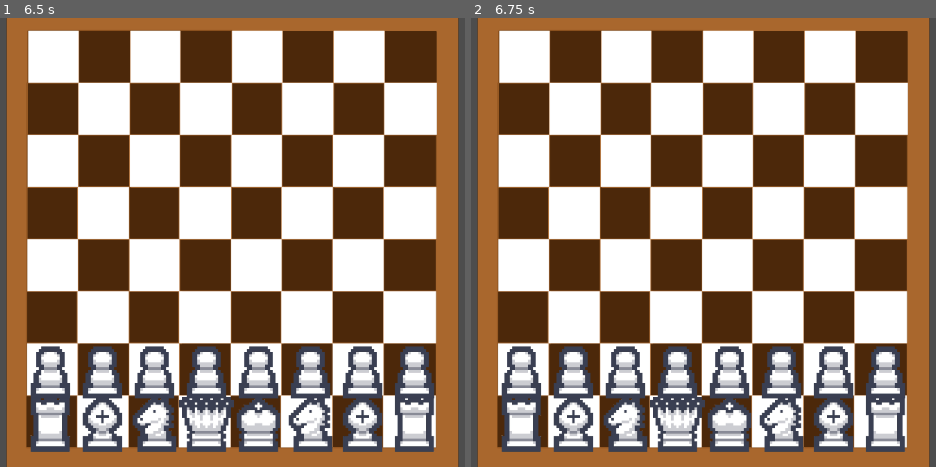
Above: before the commit, frames 1-2 (left to right).
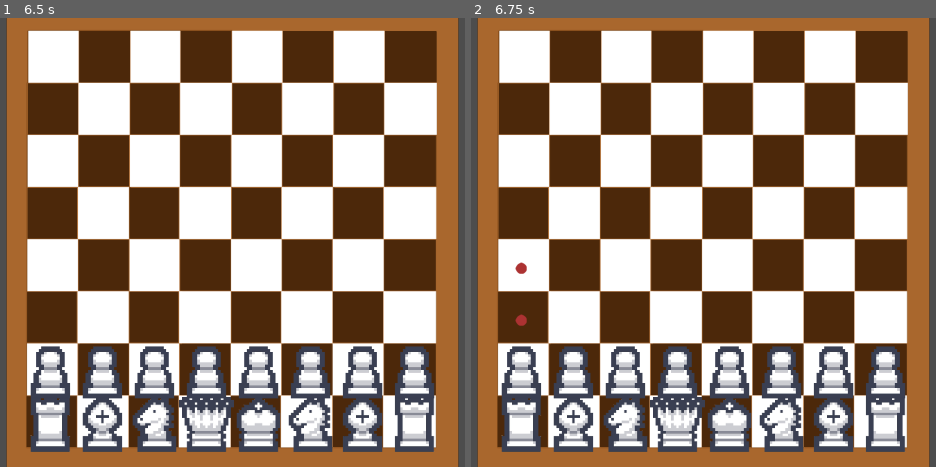
Above: after the commit, the same moments.

Repository: Jacob-Hawksley/Rogue-Pieces
Game: Godot game, scene res://main.tscn
Same seed, same stepped clock (60 frames per second), same inputs: the game is played once before the commit and once after it.
Inputs (mouse positions are in pixels of both pictures, inside the frame that each line leads up to):
- Up to frame 1 (6.5 s): tap Enter at 0.5, 2, 3.5 s; move the mouse to (51, 422) at 0.52 s; press the mouse at (51, 422) at 0.53 s; hold Right 0.53-1.28 s; tap Space at 1.25, 2.75, 4.25 s; move the mouse to (102, 422) at 1.27 s; release the mouse at (102, 422) at 1.28 s; hold Down 1.28-2.03 s; click (102, 422) at 1.35 s; move the mouse to (153, 422) at 2.02 s; press the mouse at (153, 422) at 2.03 s; hold Right 2.03-2.78 s; tap Alt at 2.1, 5.1 s; move the mouse to (204, 422) at 2.77 s; release the mouse at (204, 422) at 2.78 s; hold Up 2.78-3.53 s; tap Shift at 2.85, 5.85 s; click (204, 422) at 3.05 s; move the mouse to (255, 422) at 3.52 s; press the mouse at (255, 422) at 3.53 s; hold Left 3.53-5.03 s; move the mouse to (306, 422) at 4.27 s; release the mouse at (306, 422) at 4.28 s; click (306, 422) at 4.35 s; move the mouse to (358, 422) at 5.02 s; press the mouse at (358, 422) at 5.03 s; hold Down 5.03-5.78 s; move the mouse to (409, 422) at 5.77 s; release the mouse at (409, 422) at 5.78 s; hold Right from 5.78 s (still down); click (409, 422) at 6.05 s
- Up to frame 2 (6.75 s): move the mouse to (522, 368) at 6.52 s; release Right at 6.53 s; press the mouse at (522, 368) at 6.53 s; hold Up from 6.53 s (still down)

Frame 1 is identical in both runs. In frame 2, 0.1% of the frame differs, in the area x 9-13%, y 54-69%.

Commit message:
added movement of pawns

Diff:
--- a/board.gd
+++ b/board.gd
@@ -1,6 +1,7 @@
 extends AnimatedSprite2D
-
-
+@export var dot:PackedScene = preload("res://red_dot.tscn")
+var dots = true
+var dot_counter = 0
 # Called when the node enters the scene tree for the first time.
 func _ready() -> void:
 	reset()
@@ -8,6 +9,17 @@
 func reset():
 	Main.board = Main.defaultboard
 
+func _process(delta: float) -> void:
+
+	if dot_counter < len(Main.spaces):
+		for i in Main.spaces:
+			var d = dot.instantiate()
+			add_child(d)
+			d.tile = i
+			dot_counter += 1
+	if Main.selected:
+		dot_counter = 0
+
 
 func _on_a_1_input_event(viewport: Node, event: InputEvent, shape_idx: int) -> void:
 	if event.is_action_pressed("left click"):
@@ -206,191 +218,191 @@
 func _on_a_5_input_event(viewport: Node, event: InputEvent, shape_idx: int) -> void:
 	if event.is_action_pressed("left click"):
 		for i in Main.spaces:
-			if i == 'a1':
-				Main.selected = 'a1'
+			if i == 'a5':
+				Main.selected = 'a5'
 
 func _on_b_5_input_event(viewport: Node, event: InputEvent, shape_idx: int) -> void:
 	if event.is_action_pressed("left click"):
 		for i in Main.spaces:
-			if i == 'a1':
-				Main.selected = 'a1'
+			if i == 'b5':
+				Main.selected = 'b5'
 
 func _on_c_5_input_event(viewport: Node, event: InputEvent, shape_idx: int) -> void:
 	if event.is_action_pressed("left click"):
 		for i in Main.spaces:
-			if i == 'a1':
-				Main.selected = 'a1'
+			if i == 'c5':
+				Main.selected = 'c5'
 
 func _on_d_5_input_event(viewport: Node, event: InputEvent, shape_idx: int) -> void:
 	if event.is_action_pressed("left click"):
 		for i in Main.spaces:
-			if i == 'a1':
-				Main.selected = 'a1'
+			if i == 'd5':
+				Main.selected = 'd5'
 
 func _on_e_5_input_event(viewport: Node, event: InputEvent, shape_idx: int) -> void:
 	if event.is_action_pressed("left click"):
 		for i in Main.spaces:
-			if i == 'a1':
-				Main.selected = 'a1'
+			if i == 'e5':
+				Main.selected = 'e5'
 
 func _on_f_5_input_event(viewport: Node, event: InputEvent, shape_idx: int) -> void:
 	if event.is_action_pressed("left click"):
 		for i in Main.spaces:
-			if i == 'a1':
-				Main.selected = 'a1'
+			if i == 'f5':
+				Main.selected = 'f5'
 
 func _on_g_5_input_event(viewport: Node, event: InputEvent, shape_idx: int) -> void:
 	if event.is_action_pressed("left click"):
 		for i in Main.spaces:
-			if i == 'a1':
-				Main.selected = 'a1'
+			if i == 'g5':
+				Main.selected = 'g5'
 
 func _on_h_5_input_event(viewport: Node, event: InputEvent, shape_idx: int) -> void:
 	if event.is_action_pressed("left click"):
 		for i in Main.spaces:
-			if i == 'a1':
-				Main.selected = 'a1'
+			if i == 'h5':
+				Main.selected = 'h5'
 
 func _on_a_6_input_event(viewport: Node, event: InputEvent, shape_idx: int) -> void:
 	if event.is_action_pressed("left click"):
 		for i in Main.spaces:
-			if i == 'a1':
-				Main.selected = 'a1'
+			if i == 'a6':
+				Main.selected = 'a6'
 
 func _on_b_6_input_event(viewport: Node, event: InputEvent, shape_idx: int) -> void:
 	if event.is_action_pressed("left click"):
 		for i in Main.spaces:
-			if i == 'a1':
-				Main.selected = 'a1'
+			if i == 'b6':
+				Main.selected = 'b6'
 
 func _on_c_6_input_event(viewport: Node, event: InputEvent, shape_idx: int) -> void:
 	if event.is_action_pressed("left click"):
 		for i in Main.spaces:
-			if i == 'a1':
-				Main.selected = 'a1'
+			if i == 'c6':
+				Main.selected = 'c6'
 
 func _on_d_6_input_event(viewport: Node, event: InputEvent, shape_idx: int) -> void:
 	if event.is_action_pressed("left click"):
 		for i in Main.spaces:
-			if i == 'a1':
-				Main.selected = 'a1'
+			if i == 'd6':
+				Main.selected = 'd6'
 
 func _on_e_6_input_event(viewport: Node, event: InputEvent, shape_idx: int) -> void:
 	if event.is_action_pressed("left click"):
 		for i in Main.spaces:
-			if i == 'a1':
-				Main.selected = 'a1'
+			if i == 'e6':
+				Main.selected = 'e6'
 
 func _on_f_6_input_event(viewport: Node, event: InputEvent, shape_idx: int) -> void:
 	if event.is_action_pressed("left click"):
 		for i in Main.spaces:
-			if i == 'a1':
-				Main.selected = 'a1'
+			if i == 'f6':
+				Main.selected = 'f6'
 
 func _on_g_6_input_event(viewport: Node, event: InputEvent, shape_idx: int) -> void:
 	if event.is_action_pressed("left click"):
 		for i in Main.spaces:
-			if i == 'a1':
-				Main.selected = 'a1'
+			if i == 'g6':
+				Main.selected = 'g6'
 
 func _on_h_6_input_event(viewport: Node, event: InputEvent, shape_idx: int) -> void:
 	if event.is_action_pressed("left click"):
 		for i in Main.spaces:
-			if i == 'a1':
-				Main.selected = 'a1'
+			if i == 'h6':
+				Main.selected = 'h6'
 
 func _on_a_7_input_event(viewport: Node, event: InputEvent, shape_idx: int) -> void:
 	if event.is_action_pressed("left click"):
 		for i in Main.spaces:
-			if i == 'a1':
-				Main.selected = 'a1'
+			if i == 'a7':
+				Main.selected = 'a7'
 
 func _on_b_7_input_event(viewport: Node, event: InputEvent, shape_idx: int) -> void:
 	if event.is_action_pressed("left click"):
 		for i in Main.spaces:
-			if i == 'a1':
-				Main.selected = 'a1'
+			if i == 'b7':
+				Main.selected = 'b7'
 
 func _on_c_7_input_event(viewport: Node, event: InputEvent, shape_idx: int) -> void:
 	if event.is_action_pressed("left click"):
 		for i in Main.spaces:
-			if i == 'a1':
-				Main.selected = 'a1'
+			if i == 'c7':
+				Main.selected = 'c7'
 
 func _on_d_7_input_event(viewport: Node, event: InputEvent, shape_idx: int) -> void:
 	if event.is_action_pressed("left click"):
 		for i in Main.spaces:
-			if i == 'a1':
-				Main.selected = 'a1'
+			if i == 'd7':
+				Main.selected = 'd7'
 
 func _on_e_7_input_event(viewport: Node, event: InputEvent, shape_idx: int) -> void:
 	if event.is_action_pressed("left click"):
 		for i in Main.spaces:
-			if i == 'a1':
-				Main.selected = 'a1'
+			if i == 'e7':
+				Main.selected = 'e7'
 
 func _on_f_7_input_event(viewport: Node, event: InputEvent, shape_idx: int) -> void:
 	if event.is_action_pressed("left click"):
 		for i in Main.spaces:
-			if i == 'a1':
-				Main.selected = 'a1'
+			if i == 'f7':
+				Main.selected = 'f7'
 
 func _on_g_7_input_event(viewport: Node, event: InputEvent, shape_idx: int) -> void:
 	if event.is_action_pressed("left click"):
 		for i in Main.spaces:
-			if i == 'a1':
-				Main.selected = 'a1'
+			if i == 'g7':
+				Main.selected = 'g7'
 
 func _on_h_7_input_event(viewport: Node, event: InputEvent, shape_idx: int) -> void:
 	if event.is_action_pressed("left click"):
 		for i in Main.spaces:
-			if i == 'a1':
-				Main.selected = 'a1'
+			if i == 'h7':
+				Main.selected = 'h7'
 
 func _on_a_8_input_event(viewport: Node, event: InputEvent, shape_idx: int) -> void:
 	if event.is_action_pressed("left click"):
 		for i in Main.spaces:
-			if i == 'a1':
-				Main.selected = 'a1'
+			if i == 'a8':
+				Main.selected = 'a8'
 
 func _on_b_8_input_event(viewport: Node, event: InputEvent, shape_idx: int) -> void:
 	if event.is_action_pressed("left click"):
 		for i in Main.spaces:
-			if i == 'a1':
-				Main.selected = 'a1'
+			if i == 'b8':
+				Main.selected = 'b8'
 
 func _on_c_8_input_event(viewport: Node, event: InputEvent, shape_idx: int) -> void:
 	if event.is_action_pressed("left click"):
 		for i in Main.spaces:
-			if i == 'a1':
-				Main.selected = 'a1'
+			if i == 'c8':
+				Main.selected = 'c8'
 
 func _on_d_8_input_event(viewport: Node, event: InputEvent, shape_idx: int) -> void:
 	if event.is_action_pressed("left click"):
 		for i in Main.spaces:
-			if i == 'a1':
-				Main.selected = 'a1'
+			if i == 'd8':
+				Main.selected = 'd8'
 
 func _on_e_8_input_event(viewport: Node, event: InputEvent, shape_idx: int) -> void:
 	if event.is_action_pressed("left click"):
 		for i in Main.spaces:
-			if i == 'a1':
-				Main.selected = 'a1'
+			if i == 'e8':
+				Main.selected = 'e8'
 
 func _on_f_8_input_event(viewport: Node, event: InputEvent, shape_idx: int) -> void:
 	if event.is_action_pressed("left click"):
 		for i in Main.spaces:
-			if i == 'a1':
-				Main.selected = 'a1'
+			if i == 'f8':
+				Main.selected = 'f8'
 
 func _on_g_8_input_event(viewport: Node, event: InputEvent, shape_idx: int) -> void:
 	if event.is_action_pressed("left click"):
 		for i in Main.spaces:
-			if i == 'a1':
-				Main.selected = 'a1'
+			if i == 'g8':
+				Main.selected = 'g8'
 
 func _on_h_8_input_event(viewport: Node, event: InputEvent, shape_idx: int) -> void:
 	if event.is_action_pressed("left click"):
 		for i in Main.spaces:
-			if i == 'a1':
-				Main.selected = 'a1'
+			if i == 'h8':
+				Main.selected = 'h8'
--- a/main.gd
+++ b/main.gd
@@ -1,7 +1,7 @@
 extends Node
-
+var highlighted = null
 var spaces = []
-var selected = ''
+var selected = null
 var boardpositions = {
 	'a1': Vector2(-525,525),
 	'b1': Vector2(-375,525),
--- a/pawn_w_area.gd
+++ b/pawn_w_area.gd
@@ -8,7 +8,16 @@
 
 # Called every frame. 'delta' is the elapsed time since the previous frame.
 func _process(delta: float) -> void:
-	pass
+	if highlighted and Main.selected != null:
+		checkforspaces(tile)
+		get_parent().position = Main.boardpositions[Main.selected]
+		Main.currentboard[Main.selected] = 'wpawn'
+		tile = Main.selected
+		highlighted = false
+		Main.selected = null
+		Main.spaces = []
+
+
 
 
 
@@ -16,9 +25,10 @@
 func _on_input_event(viewport: Node, event: InputEvent, shape_idx: int) -> void:
 	if event.is_action_pressed("left click"):
 		highlighted = true
-		print(checkforspaces(tile))
+		checkforspaces(tile)
 
 func checkforspaces(space):
+	Main.spaces = []
 	var newletter = space[0]
 	var newnumber = int(space[1]) + 1
 	if Main.currentboard[newletter+str(newnumber)] == null:
--- /dev/null
+++ b/red_dot.gd
@@ -0,0 +1,16 @@
+extends Sprite2D
+var tile = 'a1'
+var ok = true
+# Called when the node enters the scene tree for the first time.
+
+
+
+# Called every frame. 'delta' is the elapsed time since the previous frame.
+func _process(delta: float) -> void:
+	position = Main.boardpositions[tile]
+	ok = false
+	for i in Main.spaces:
+		if i == tile:
+			ok = true
+	if not ok:
+		queue_free()
--- /dev/null
+++ b/red_dot.tscn
@@ -0,0 +1,8 @@
+[gd_scene load_steps=3 format=3 uid="uid://d0krkc2vw1djo"]
+
+[ext_resource type="Texture2D" uid="uid://crfnuso0wjj1u" path="res://images/Red-dot.png" id="1_vnqkt"]
+[ext_resource type="Script" uid="uid://5bae0dymunqh" path="res://red_dot.gd" id="2_nuboo"]
+
+[node name="Red-Dot" type="Sprite2D"]
+texture = ExtResource("1_vnqkt")
+script = ExtResource("2_nuboo")
Binary file added: images/Red-dot.png
Not shown, added: images/Red-dot.png.import
Not shown, added: red_dot.gd.uid
